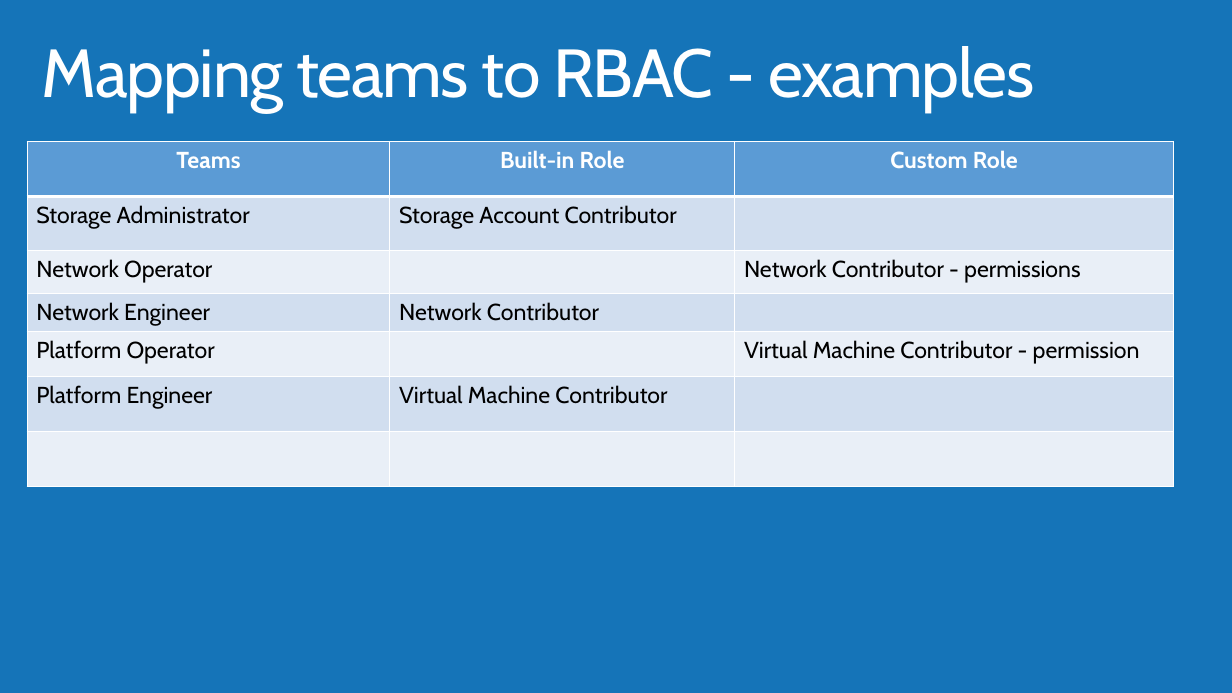
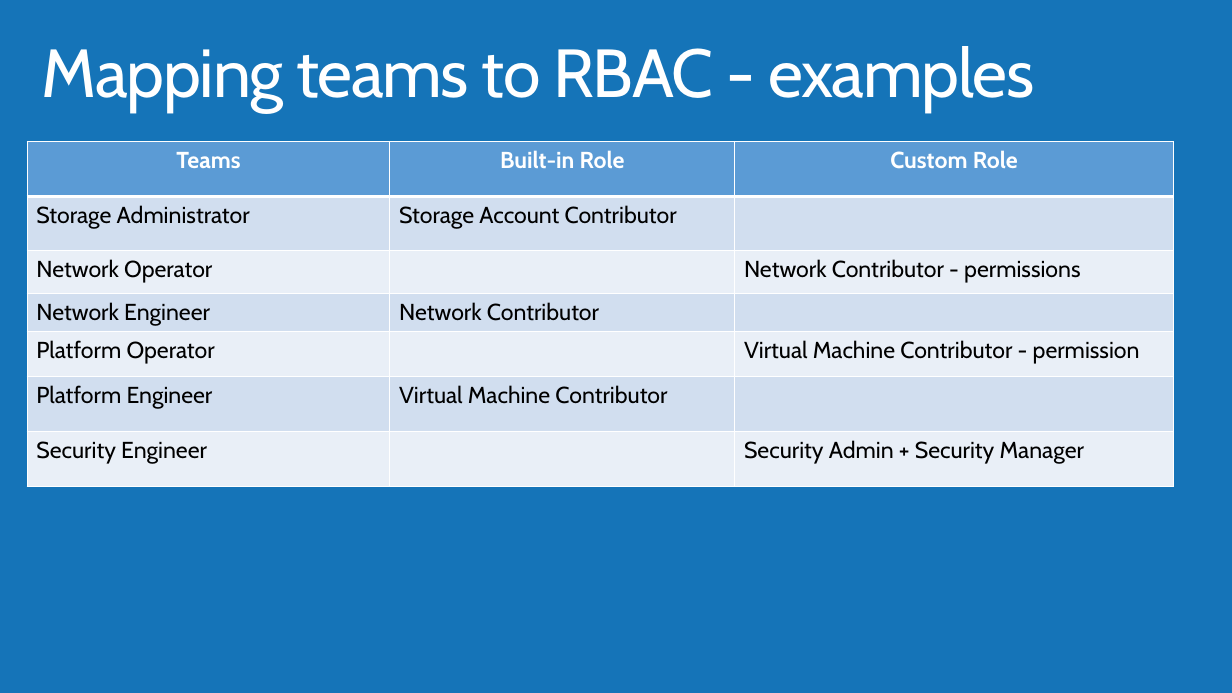
Before and after one commit to lulzzz/Azure-Governance-and-Networking, a slide deck: slide 27 of Azure Governance and Networking.pptx (slide 26 before the commit). Drawn at 1232x693 pixels with LibreOffice and Linux fonts; fonts in the diff are those of the drawing; background and template pictures are left out. Boxes give left, top, right and bottom in pixels: in the first picture for what was removed or moved away, otherwise in the second. Text is boxed around its words. In the diff, an @@ line names an element or a change of style, - is before the commit and + after.

```diff
--- a/Azure Governance and Networking.pptx
+++ b/Azure Governance and Networking.pptx
@@ table at [27,141,1174,487] @@
-row 7, column 1: 
+row 7, column 1: Security Engineer
-row 7, column 3: 
+row 7, column 3: Security Admin + Security Manager
```
Also in this commit, not shown: 6 other slides changed, 3 slides added, 1 slide removed, 1 other file.
